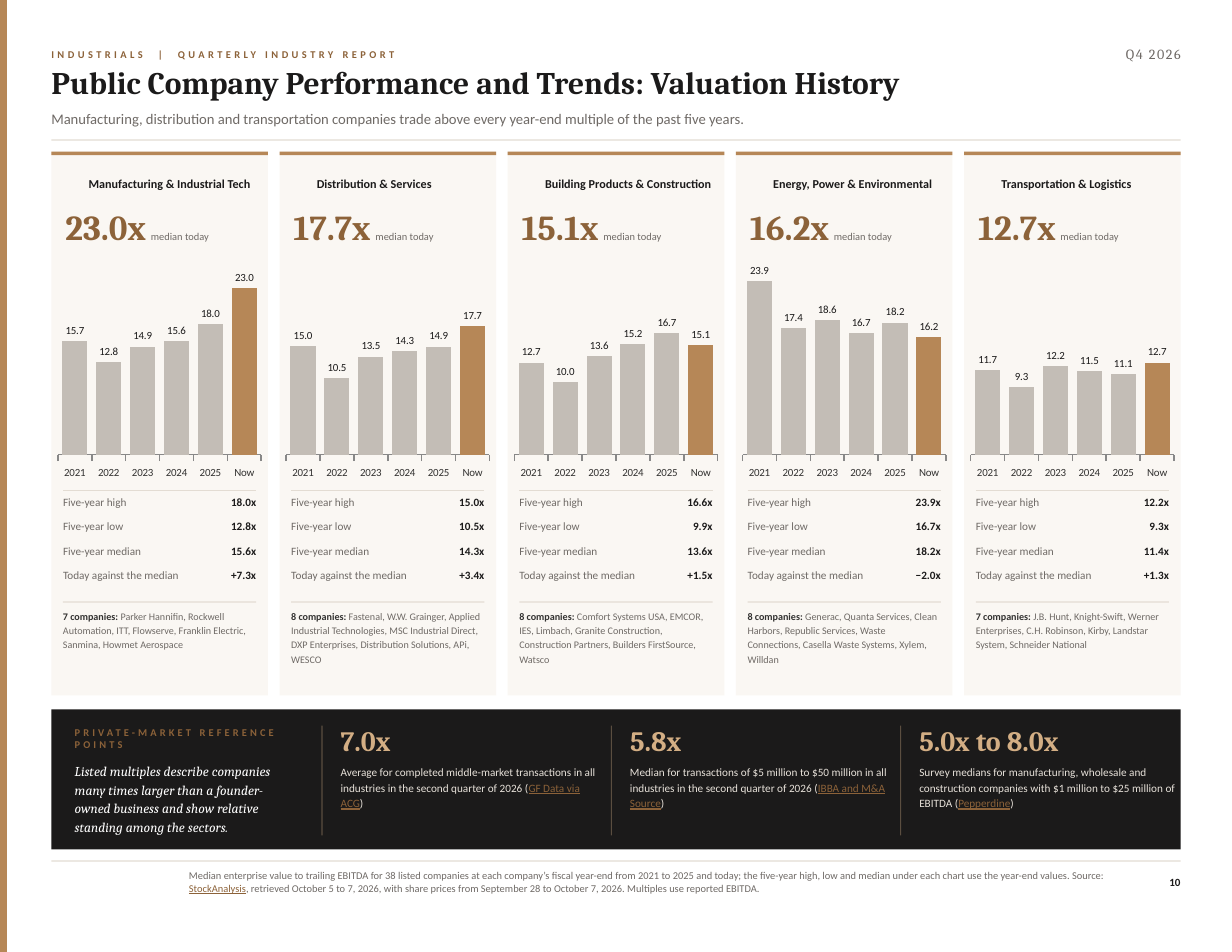
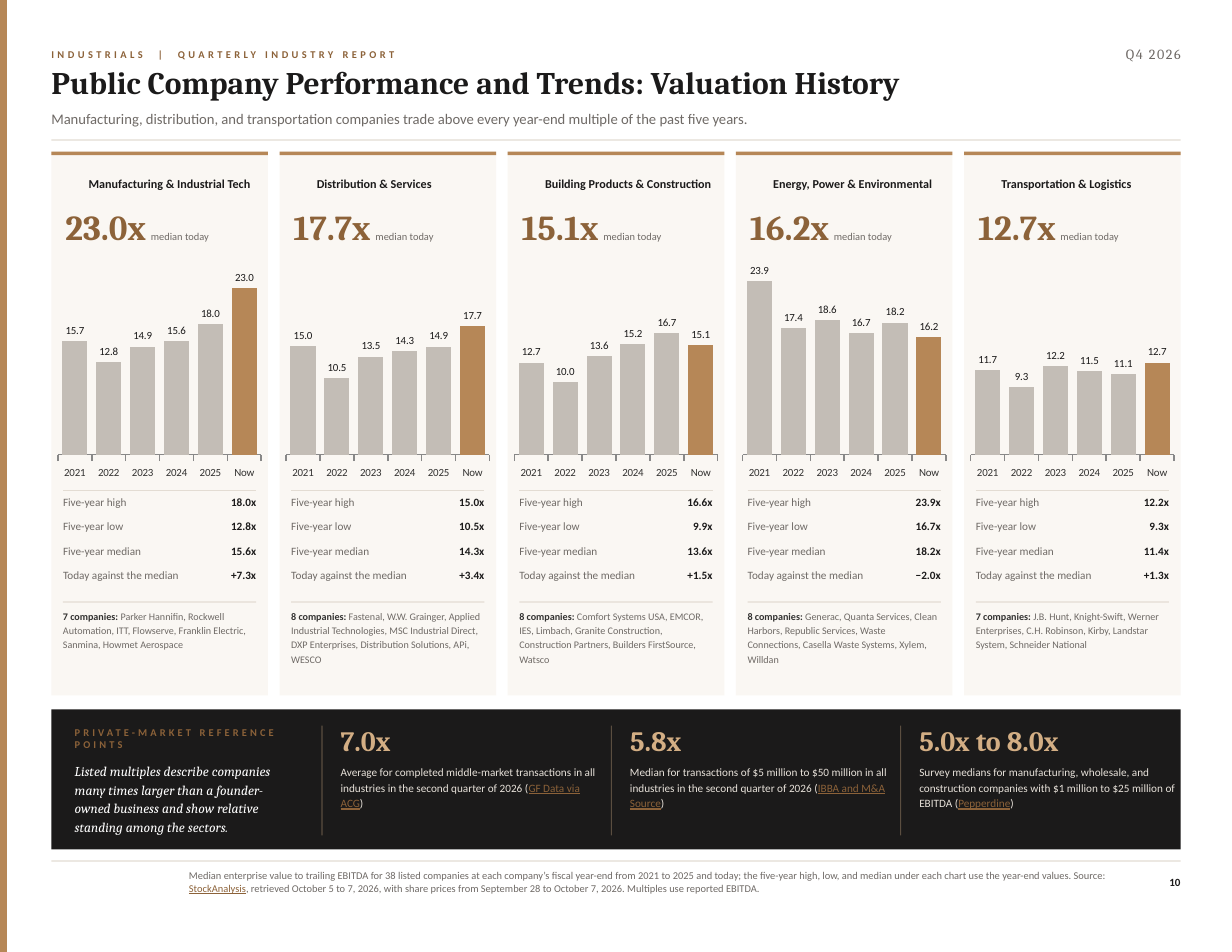
Before and after one commit to jp-hardin/about, a slide deck: slide 10 of mid-market-practice/_build/reports/industrial-q4-2026/brief.pptx. Drawn at 1232x952 pixels with LibreOffice and Linux fonts; fonts in the diff are those of the drawing; background and template pictures are left out. Boxes give left, top, right and bottom in pixels: in the first picture for what was removed or moved away, otherwise in the second. Text is boxed around its words. In the diff, an @@ line names an element or a change of style, - is before the commit and + after.

```diff
--- a/mid-market-practice/_build/reports/industrial-q4-2026/brief.pptx
+++ b/mid-market-practice/_build/reports/industrial-q4-2026/brief.pptx
@@ text at <box>51,114,748,127</box>: text changed @@
-Manufacturing, distribution and transportation companies trade above every year-end multiple of the past five years.
+Manufacturing, distribution, and transportation companies trade above every year-end multiple of the past five years.
@@ text at <box>919,768,1175,810</box>: text changed @@
-Survey medians for manufacturing, wholesale and construction companies with $1 million to $25 million of EBITDA (Pepperdine)
+Survey medians for manufacturing, wholesale, and construction companies with $1 million to $25 million of EBITDA (Pepperdine)
@@ text at <box>189,872,1106,894</box>: text changed @@
-Median enterprise value to trailing EBITDA for 38 listed companies at each company’s fiscal year-end from 2021 to 2025 and today; the five-year high, low and median under each chart use the year-end values. Source: StockAnalysis, retrieved October 5 to 7, 2026, with share prices from September 28 to October 7, 2026. Multiples use reported EBITDA.
+Median enterprise value to trailing EBITDA for 38 listed companies at each company’s fiscal year-end from 2021 to 2025 and today; the five-year high, low, and median under each chart use the year-end values. Source: StockAnalysis, retrieved October 5 to 7, 2026, with share prices from September 28 to October 7, 2026. Multiples use reported EBITDA.
```
Also in this commit, not shown: 15 other slides changed, 36 other files.
